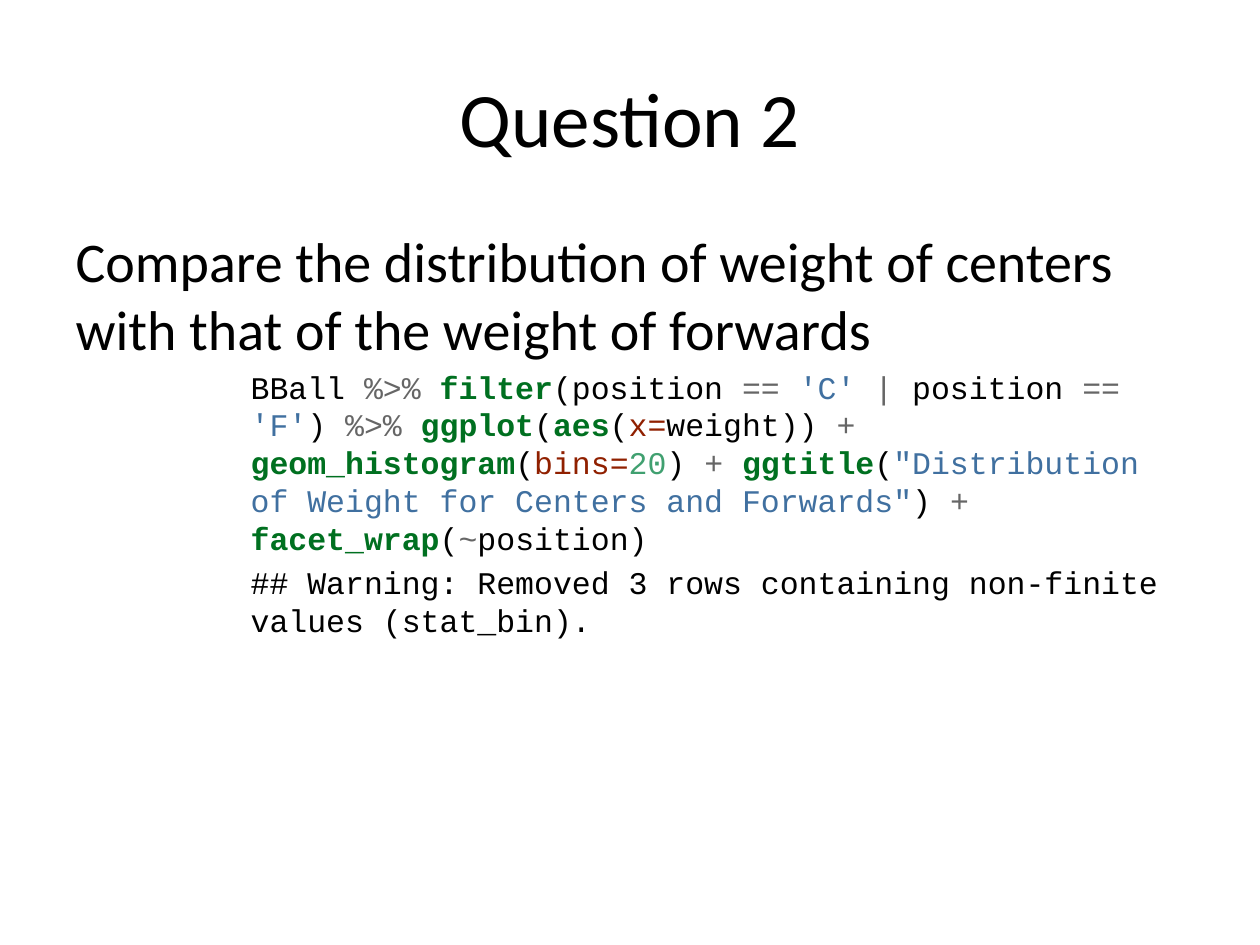
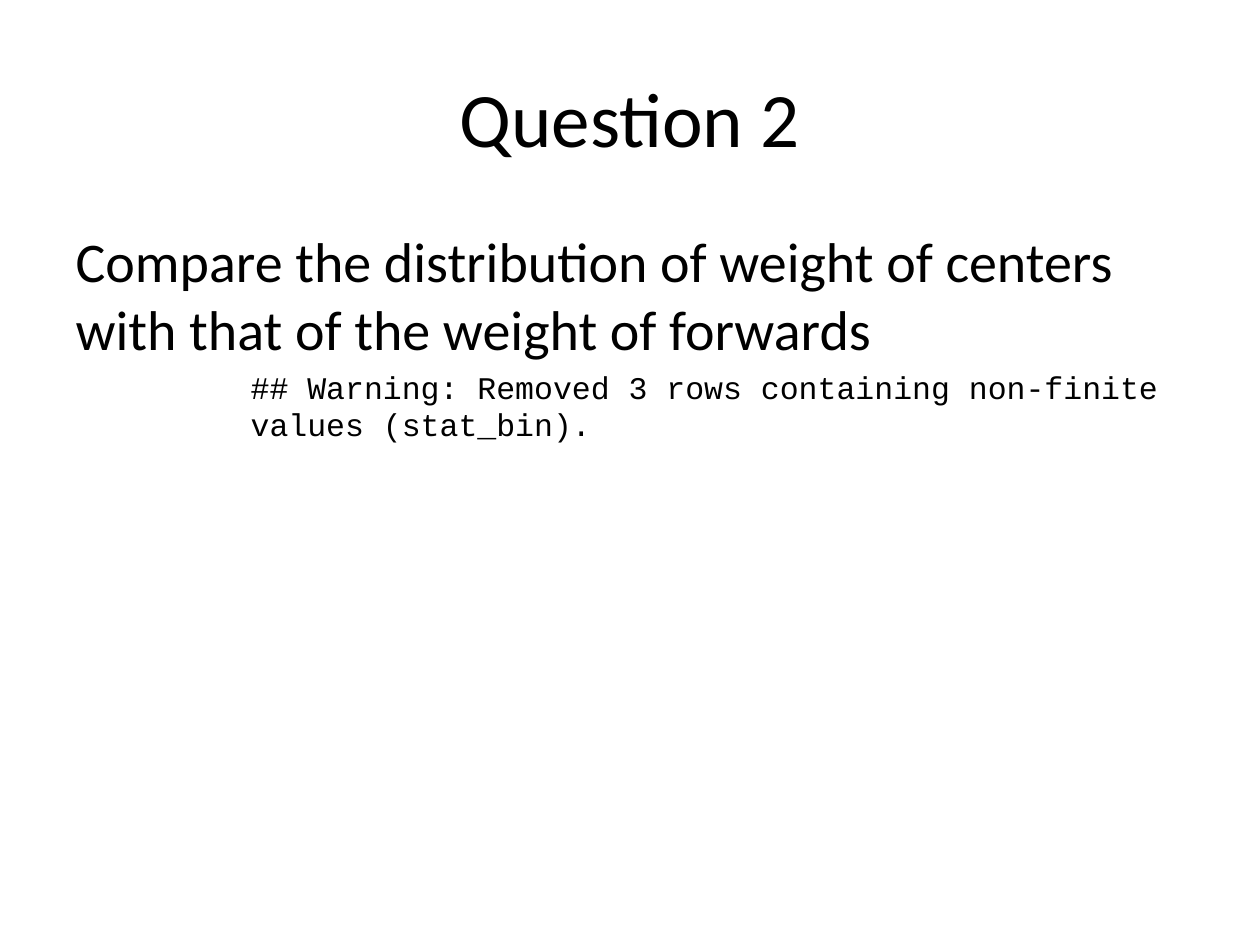
Before and after one commit to rmpalmer/MDS-6306-Doing-Data-Science-Fall-2019, a slide deck: slide 4 of Unit 2/Richard_Palmer_LiveSession_2.pptx (slide 5 before the commit). Drawn at 1260x945 pixels with LibreOffice and Linux fonts; fonts in the diff are those of the drawing. Boxes give left, top, right and bottom in pixels: in the first picture for what was removed or moved away, otherwise in the second. Text is boxed around its words. In the diff, an @@ line names an element or a change of style, - is before the commit and + after.

```diff
--- a/Unit 2/Richard_Palmer_LiveSession_2.pptx
+++ b/Unit 2/Richard_Palmer_LiveSession_2.pptx
@@ text at [251,376,1139,557]: paragraph removed @@
-BBall %>% filter(position == 'C' | position == 'F') %>% ggplot(aes(x=weight)) + geom_histogram(bins=20) + ggtitle("Distribution of Weight for Centers and Forwards") + facet_wrap(~position)
```
Also in this commit, not shown: 8 other slides changed, 2 slides added, 6 slides removed, 1 other file.
